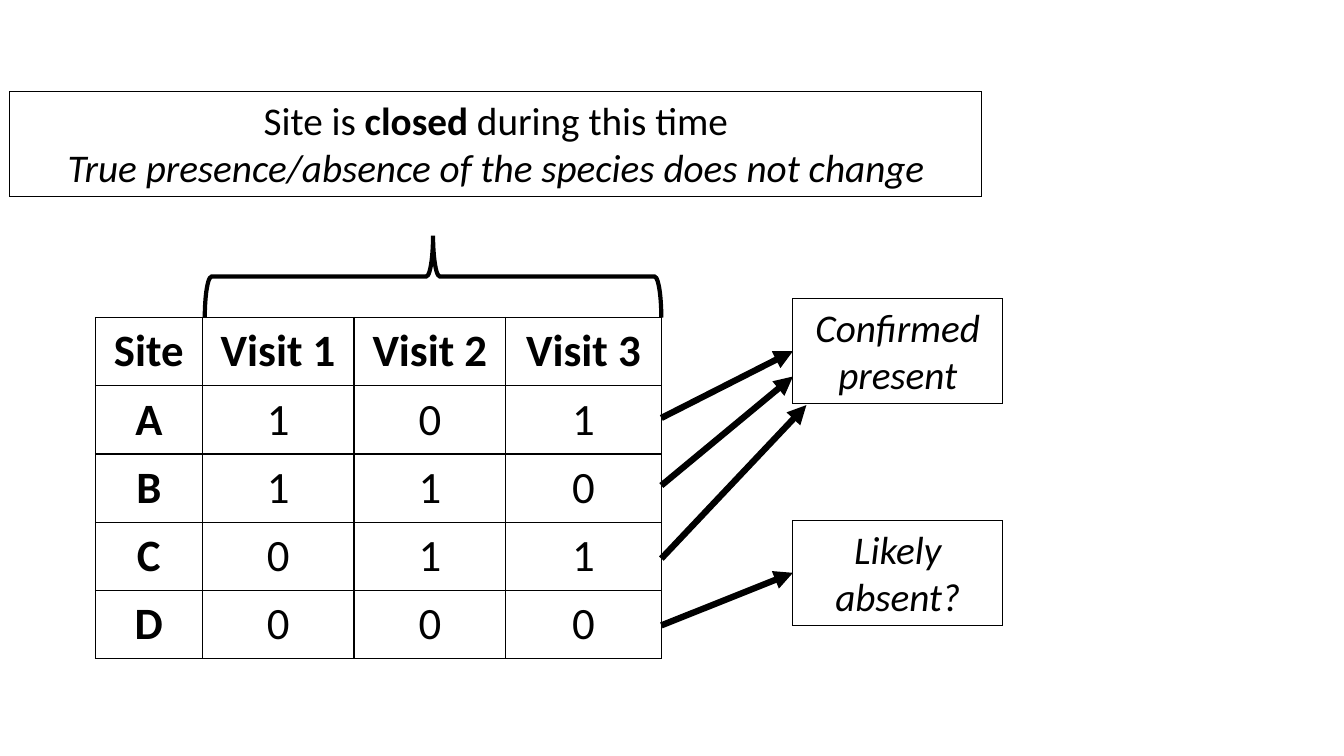
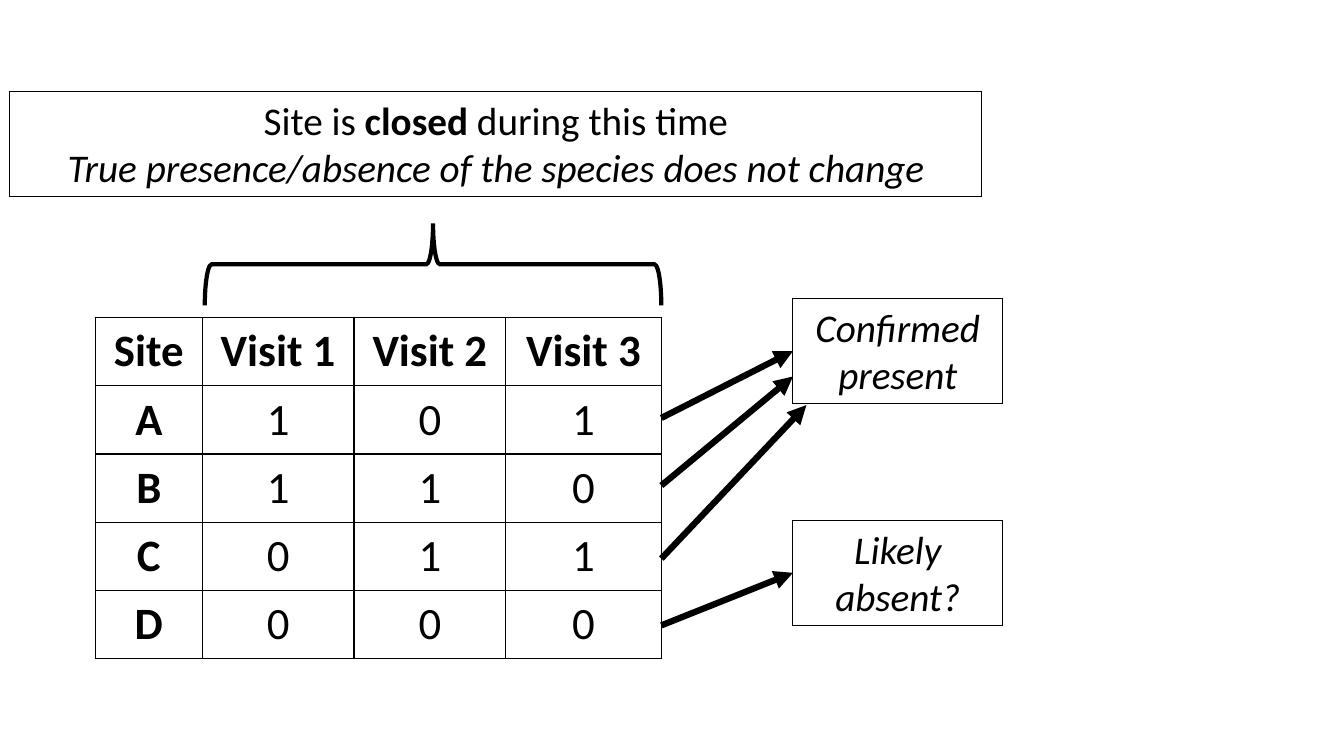
Before and after one commit to annamtucker/ssa-200, a slide deck: slide 37 of static/lectures/SSA_Lecture3_Occupancy_Data.pptx. Drawn at 1344x756 pixels with LibreOffice and Linux fonts; fonts in the diff are those of the drawing; background and template pictures are left out. Boxes give left, top, right and bottom in pixels: in the first picture for what was removed or moved away, otherwise in the second. Text is boxed around its words. In the diff, an @@ line names an element or a change of style, - is before the commit and + after.

```diff
--- a/static/lectures/SSA_Lecture3_Occupancy_Data.pptx
+++ b/static/lectures/SSA_Lecture3_Occupancy_Data.pptx
@@ right brace: place and size @@
-right brace at (205,236,661,318)
+right brace at (205,224,661,306)
```
Also in this commit, not shown: 6 other slides changed, 16 other files.
